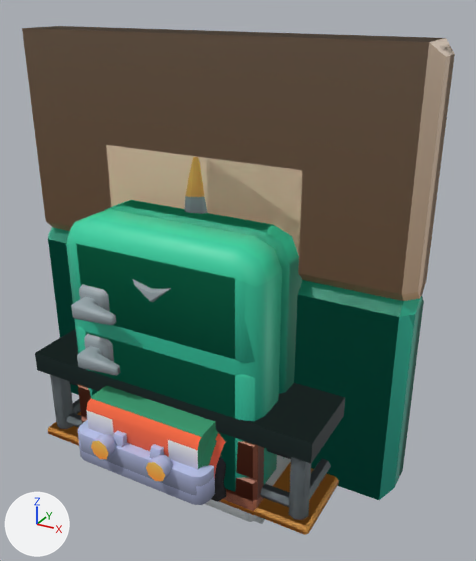
Before and after pictures for a commit that changed the glTF model src/assets/props.glb.
The view is the same before and after, from a 50 mm camera at (3.06, -5.08, 4.32) aimed at (0.19, 0.14, 1.71). Arrows for +X, +Y and +Z are at lower left; the lights stay in place. The picture after the commit comes second. Where no turn or scale is listed for an object, it has been applied to the vertices.

Names of what the first picture shows: 'Cube.006', 'body', 'body.001', 'crate_steak.001', 'fridge_A_door_bottom', 'fridge_A_door_top', 'fridge_B_door', 'kitchentable_A_large.001', 'rug_rectangle_A.001', 'wall.001', 'wall_half.001', 'wall_window_closed.001' and 13 more.
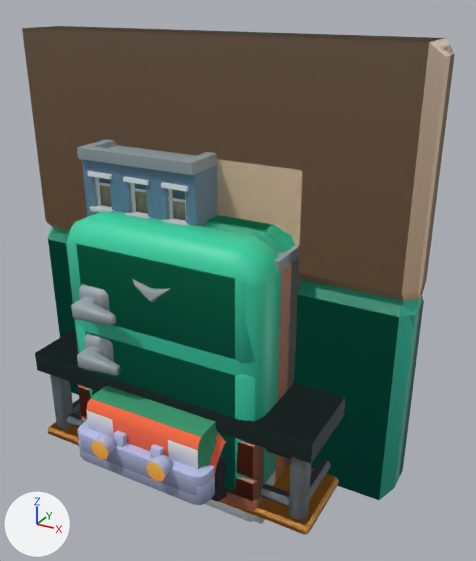
What differs and where, as boxes (x1, y1, x2, y2) in the pictures (476 x 561 px):
'building_H_withoutBase.001', added: after (77, 139, 299, 254)
'building_E_withoutBase.001', added (brown): after (275, 248, 301, 482)
'building_G_withoutBase.001', added: after (284, 247, 302, 470)
'Cube.006', unchanged, covered by the edit: before (105, 200, 302, 459); after (204, 215, 295, 253)

Diff of the bpy script that builds the scene:
```diff
--- a/src/assets/props.glb.py
+++ b/src/assets/props.glb.py
@@ me_cube_946 @@
+me_cube_946.from_pydata(...)  # 1177 vertices, 1333 faces; spans x -1.0..1.0, y -0.65..0.65, z -1.48..1.48
+me_cube_946.materials.append(mat_citybits_texture)  # picture img_citybits_texture
@@ me_cube_945 @@
+me_cube_945.from_pydata(...)  # 954 vertices, 1053 faces; spans x -1.0..1.0, y -0.72..0.72, z -1.13..1.13
+me_cube_945.materials.append(mat_citybits_texture)  # picture img_citybits_texture
@@ me_cube_943 @@
+me_cube_943.from_pydata(...)  # 879 vertices, 950 faces; spans x -1.0..1.0, y -0.72..0.72, z -1.13..1.13
+me_cube_943.materials.append(mat_citybits_texture)  # picture img_citybits_texture
@@ ob_building_h_withoutbase_001 @@
+ob_building_h_withoutbase_001 = bpy.data.objects.new('building_H_withoutBase.001', me_cube_946)
+ob_building_h_withoutbase_001.location = (0.0, 0.0, 1.57)
@@ ob_building_g_withoutbase_001 @@
+ob_building_g_withoutbase_001 = bpy.data.objects.new('building_G_withoutBase.001', me_cube_945)
+ob_building_g_withoutbase_001.location = (0.0, -0.08, 1.22)
@@ ob_building_e_withoutbase_001 @@
+ob_building_e_withoutbase_001 = bpy.data.objects.new('building_E_withoutBase.001', me_cube_943)
+ob_building_e_withoutbase_001.location = (0.0, -0.08, 1.22)
```
